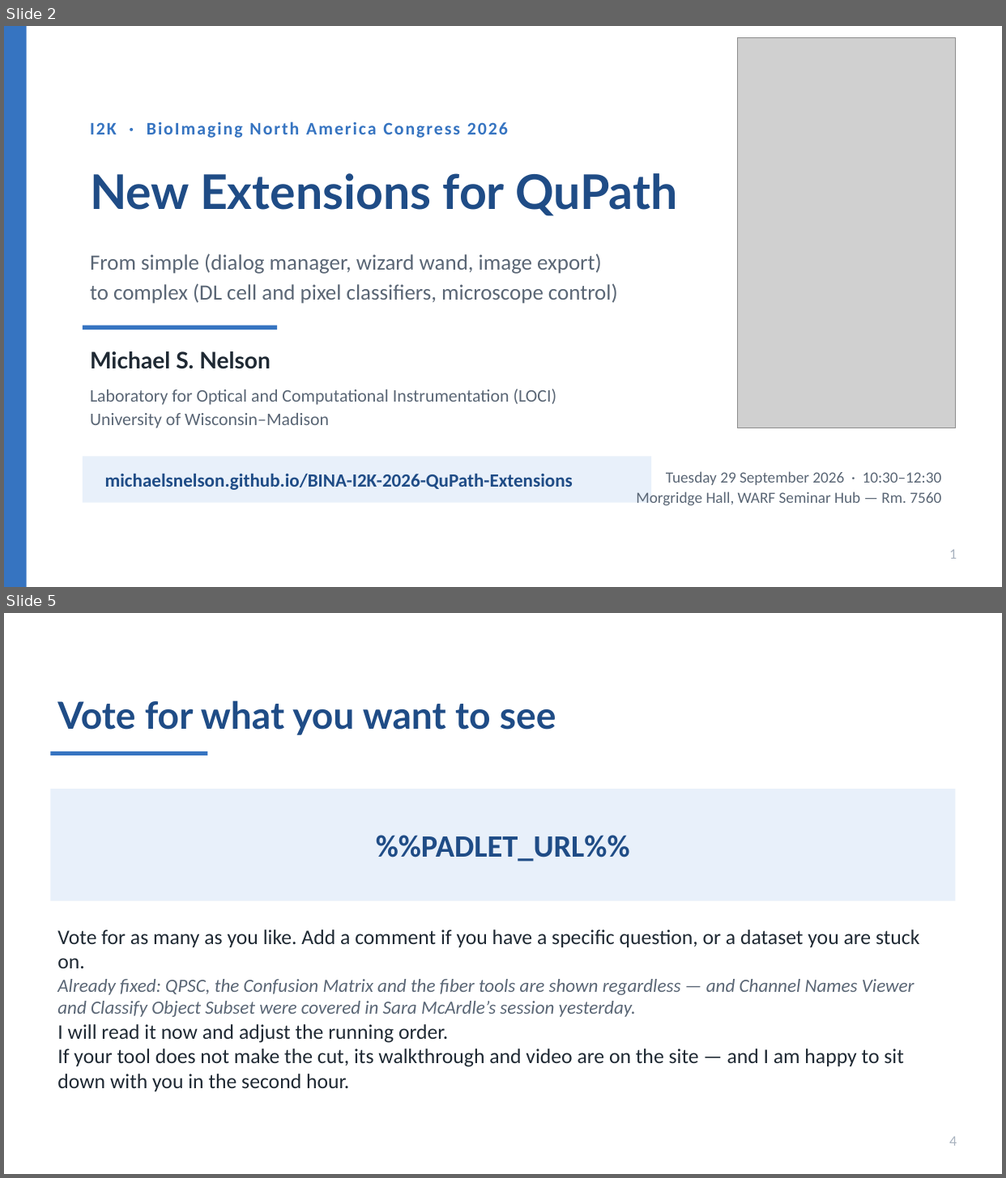
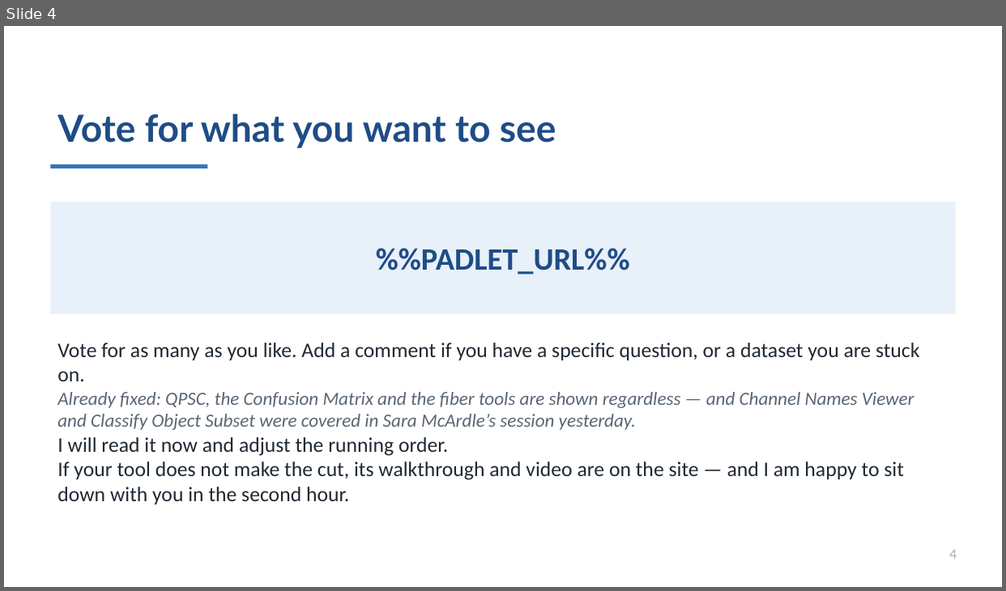
Before and after one commit to MichaelSNelson/BINA-I2K-2026-QuPath-Extensions, a slide deck: I2K_2026_QuPath_Extensions.pptx. Shown one above the other, each under a label of ours: slides 2 and 5 before the commit, slide 4 after it; the slides between them are not shown. The pictures are 1006x1178 and 1006x591 pixels, drawn with LibreOffice and Linux fonts; fonts in the diff are those of the drawing; grey boxes stand for pictures. Boxes give left, top, right and bottom in pixels: in the first picture for what was removed or moved away, otherwise in the second. Text is boxed around its words. In the diff, an @@ line names an element or a change of style, - is before the commit and + after.

```diff
--- a/I2K_2026_QuPath_Extensions.pptx
+++ b/I2K_2026_QuPath_Extensions.pptx
@@ slide 2 removed at (4,26,1002,587), background #FFFFFF @@
@@ rectangle removed at (4,26,27,587) @@
@@ picture removed at (738,38,957,429) @@
@@ text removed at (90,122,508,138) @@
-I2K · BioImaging North America Congress 2026
@@ text removed at (90,173,678,216) @@
-New Extensions for QuPath
@@ text removed at (90,254,618,304) @@
-From simple (dialog manager, wizard wand, image export)
-to complex (DL cell and pixel classifiers, microscope control)
@@ rectangle removed at (83,326,277,330) @@
@@ text removed at (90,352,270,369) @@
-Michael S. Nelson
@@ text removed at (90,389,557,429) @@
-Laboratory for Optical and Computational Instrumentation (LOCI)
-University of Wisconsin–Madison
@@ rectangle removed at (83,456,651,503) @@
@@ text removed at (105,473,573,490) @@
-michaelsnelson.github.io/BINA-I2K-2026-QuPath-Extensions
@@ text removed at (636,472,942,506) @@
-Tuesday 29 September 2026 · 10:30–12:30
-Morgridge Hall, WARF Seminar Hub — Rm. 7560
@@ text removed at (949,549,957,559) @@
-1
@@ what was slide 5 is now slide 4 @@
```
Also in this commit, not shown: 4 slides changed, 5 other files.
